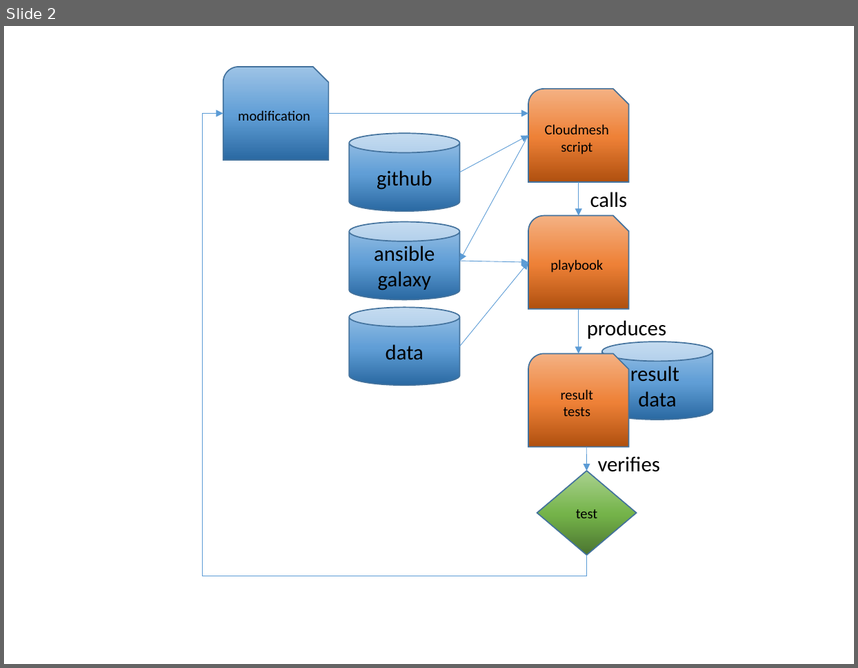
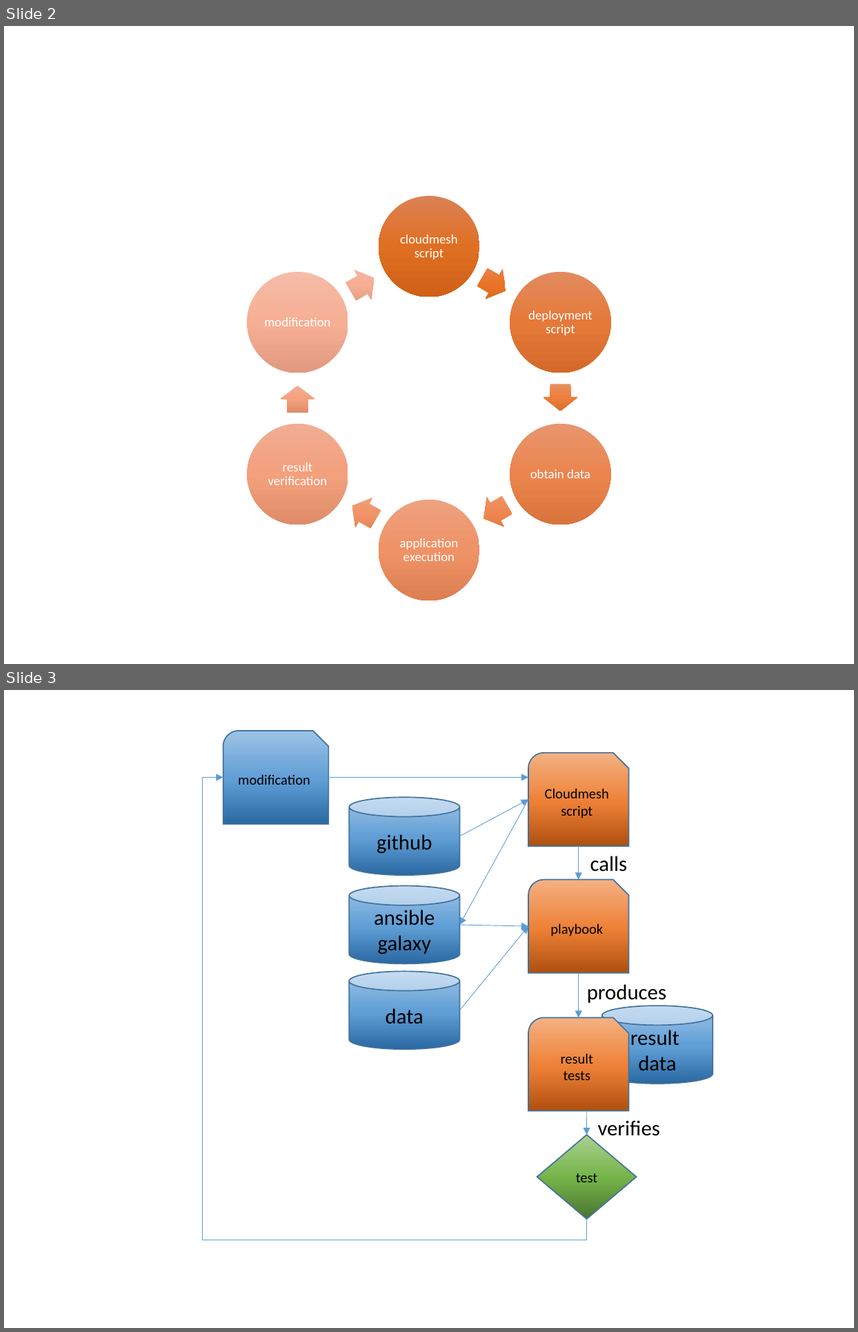
Before and after one commit to cyberaide/nist, a slide deck: images/nist-devops.pptx. Shown one above the other, each under a label of ours: slide 2 before the commit, slides 2 and 3 after it. The pictures are 858x668 and 858x1332 pixels, drawn with LibreOffice and Linux fonts; fonts in the diff are those of the drawing. Boxes give left, top, right and bottom in pixels: in the first picture for what was removed or moved away, otherwise in the second. Text is boxed around its words. In the diff, an @@ line names an element or a change of style, - is before the commit and + after.

```diff
--- a/images/nist-devops.pptx
+++ b/images/nist-devops.pptx
@@ slide 2 added at [4,26,854,664], background #FFFFFF @@
@@ group added at [247,196,611,601]: 6 ellipses, 6 texts, 6 right arrows @@
+cloudmesh script
+deployment script
+obtain data
+application execution
+result verification
+modification
@@ what was slide 2 is now slide 3 @@
```
Also in this commit, not shown: 1 slide changed, 1 other slide added, 3 other files.
